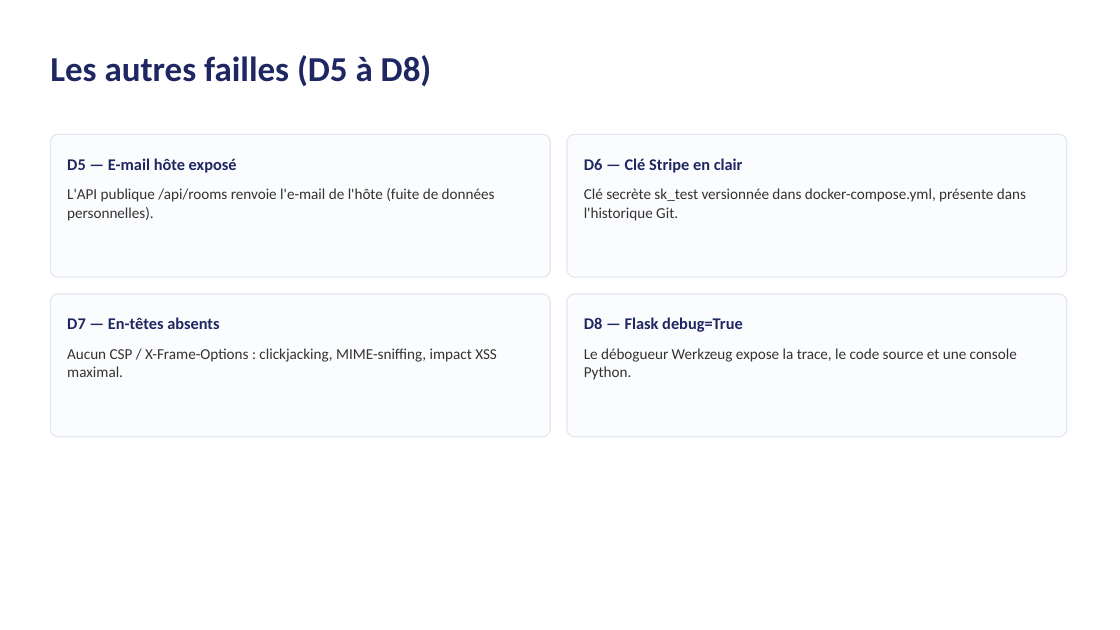
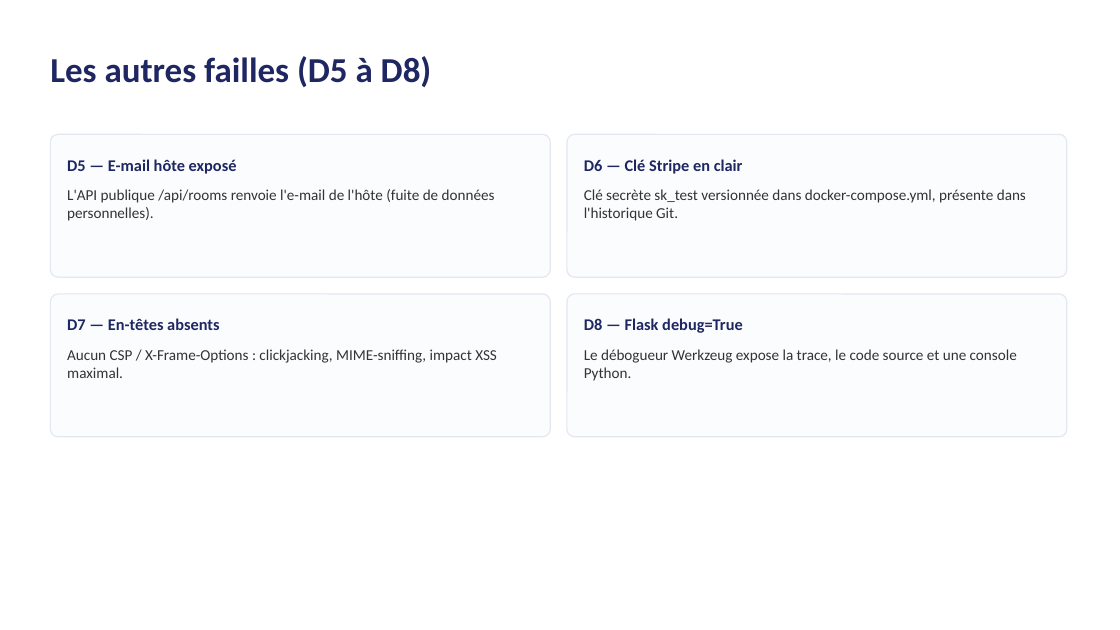
Before and after one commit to sody-ops/project-hackbnb-sources, a slide deck: slide 16 of livrables/HackBNB_soutenance.pptx. Drawn at 1120x630 pixels with LibreOffice and Linux fonts; fonts in the diff are those of the drawing. Boxes give left, top, right and bottom in pixels: in the first picture for what was removed or moved away, otherwise in the second. Text is boxed around its words. In the diff, an @@ line names an element or a change of style, - is before the commit and + after.

```diff
--- a/livrables/HackBNB_soutenance.pptx
+++ b/livrables/HackBNB_soutenance.pptx
@@ freeform shape added at <box>0,0,1120,630</box>, fill #FFFFFF @@
@@ rounded rectangle removed at <box>50,134,550,277</box> @@
@@ freeform shape added at <box>50,134,550,277</box>, fill #FBFCFE, outline #E2E7F0 0.96 pt @@
@@ rounded rectangle removed at <box>567,134,1067,277</box> @@
@@ freeform shape added at <box>567,134,1067,277</box>, fill #FBFCFE @@
@@ freeform shape added at <box>567,134,1067,277</box>, outline #E2E7F0 0.96 pt @@
@@ text at <box>67,189,495,203</box>: text changed @@
-L'API publique /api/rooms renvoie l'e-mail de l'hôte (fuite de données personnelles).
+L'API publique /api/rooms renvoie l'e-mail de l'hôte (fuite de données
@@ text at <box>584,189,1026,203</box>: text changed @@
-Clé secrète sk_test versionnée dans docker-compose.yml, présente dans l'historique Git.
+Clé secrète sk_test versionnée dans docker-compose.yml, présente dans
@@ text added at <box>584,207,678,221</box>, 13 pt, text #333333 @@
+l'historique Git.
@@ rounded rectangle removed at <box>567,294,1067,437</box> @@
@@ freeform shape added at <box>567,294,1067,437</box>, fill #FBFCFE, outline #E2E7F0 0.96 pt @@
@@ text at <box>584,349,1017,363</box>: text changed @@
-Le débogueur Werkzeug expose la trace, le code source et une console Python.
+Le débogueur Werkzeug expose la trace, le code source et une console
```
Also in this commit, not shown: 20 other slides changed.
